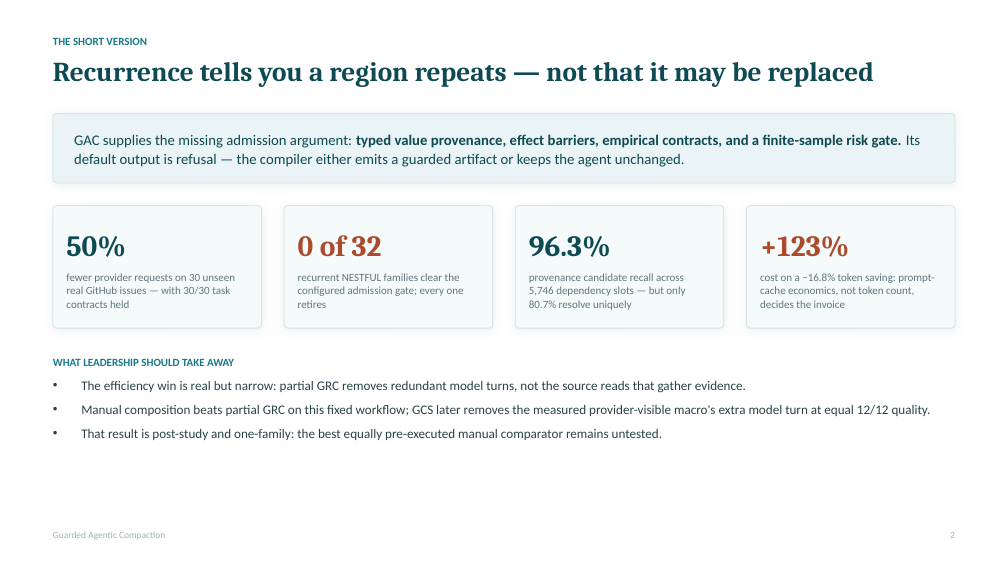
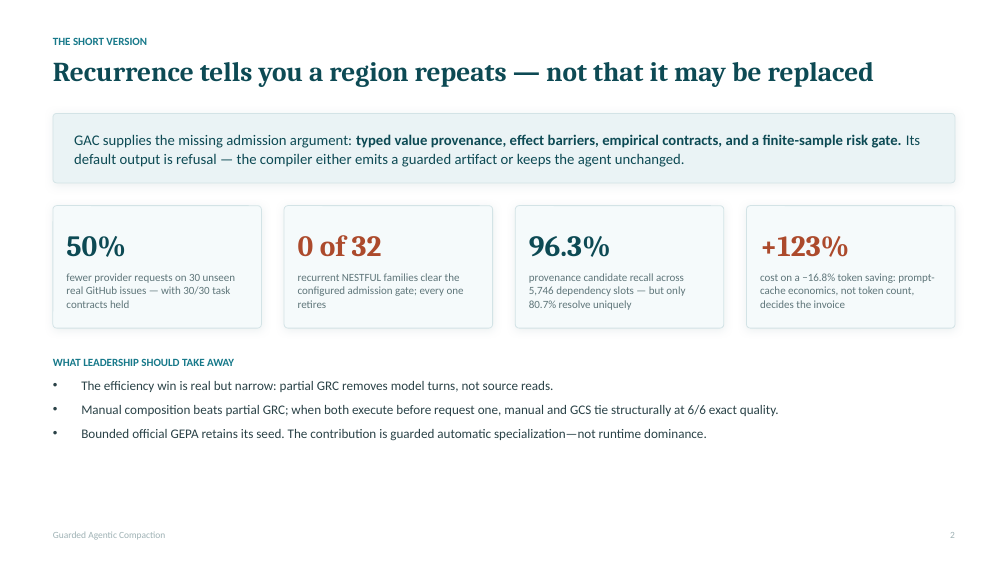
Before and after one commit to rrahimi-uci/guarded-agentic-compaction, a slide deck: slide 2 of paper/slides/compiling-recurrent-agent-workflows-into-guarded-programs-detailed.pptx. Drawn at 1008x567 pixels with LibreOffice and Linux fonts; fonts in the diff are those of the drawing. Boxes give left, top, right and bottom in pixels: in the first picture for what was removed or moved away, otherwise in the second. Text is boxed around its words. In the diff, an @@ line names an element or a change of style, - is before the commit and + after.

Commit message:
feat: add live optimizer and fair macro comparison

```diff
--- a/paper/slides/compiling-recurrent-agent-workflows-into-guarded-programs-detailed.pptx
+++ b/paper/slides/compiling-recurrent-agent-workflows-into-guarded-programs-detailed.pptx
@@ text at <box>81,381,779,441</box>: text changed @@
-• The efficiency win is real but narrow: partial GRC removes redundant model turns, not the source reads that gather evidence.
-• Manual composition beats partial GRC on this fixed workflow; GCS later removes the measured provider-visible macro's extra model turn at equal 12/12 quality.
-• That result is post-study and one-family: the best equally pre-executed manual comparator remains untested.
+• The efficiency win is real but narrow: partial GRC removes model turns, not source reads.
+• Manual composition beats partial GRC; when both execute before request one, manual and GCS tie structurally at 6/6 exact quality.
+• Bounded official GEPA retains its seed. The contribution is guarded automatic specialization—not runtime dominance.
```
Also in this commit, not shown: 5 other slides changed, 56 other files.
